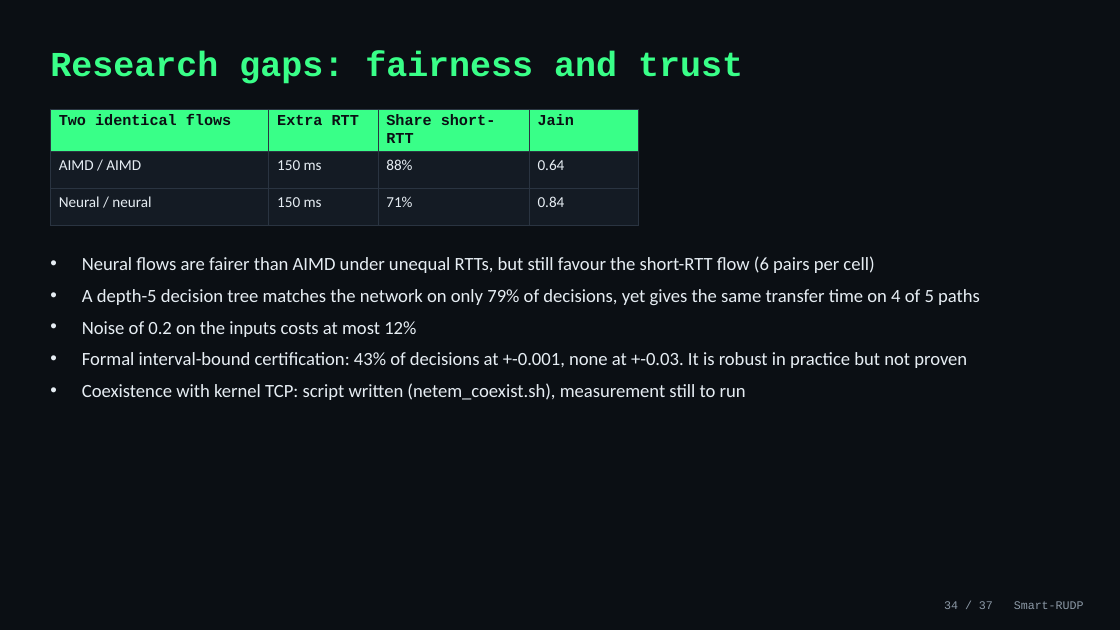
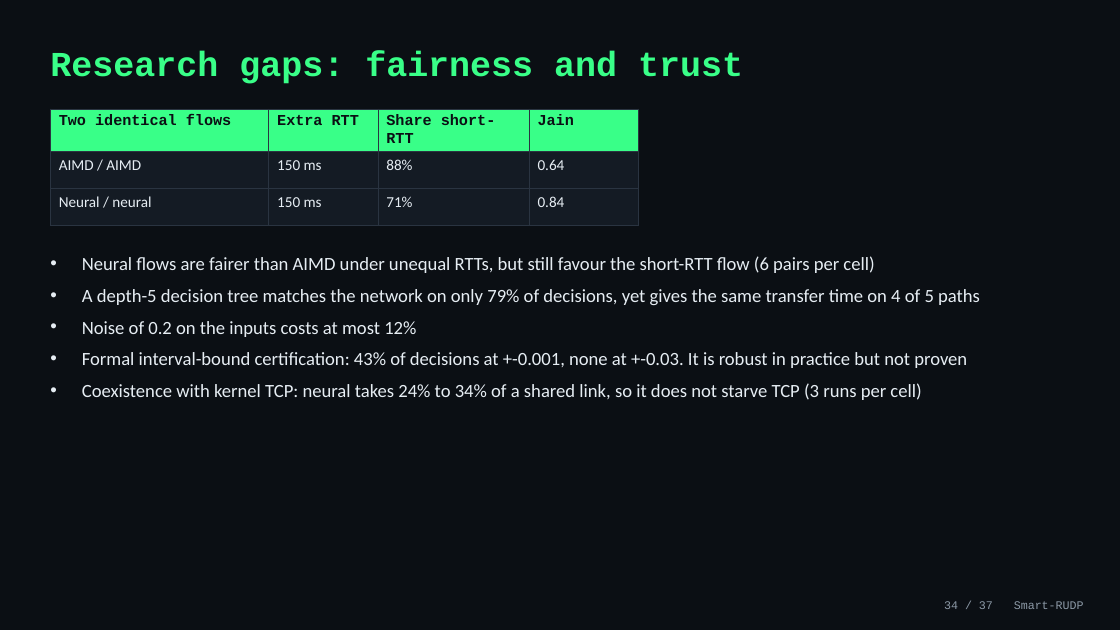
Before and after one commit to Capsturrrr/REPLIC, a slide deck: slide 34 of docs/RUDP_Presentation.pptx. Drawn at 1120x630 pixels with LibreOffice and Linux fonts; fonts in the diff are those of the drawing. Boxes give left, top, right and bottom in pixels: in the first picture for what was removed or moved away, otherwise in the second. Text is boxed around its words. In the diff, an @@ line names an element or a change of style, - is before the commit and + after.

```diff
--- a/docs/RUDP_Presentation.pptx
+++ b/docs/RUDP_Presentation.pptx
@@ text at (x1=82, y1=383, x2=921, y2=400): text changed @@
-• Coexistence with kernel TCP: script written (netem_coexist.sh), measurement still to run
+• Coexistence with kernel TCP: neural takes 24% to 34% of a shared link, so it does not starve TCP (3 runs per cell)
```
Also in this commit, not shown: 2 other slides changed, 10 other files.
